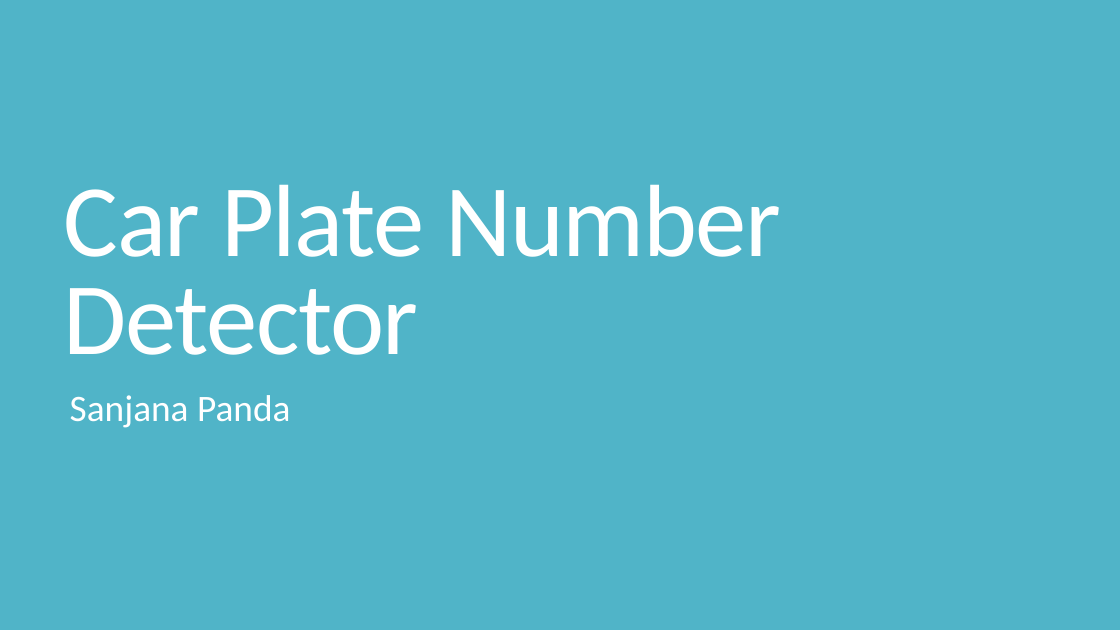
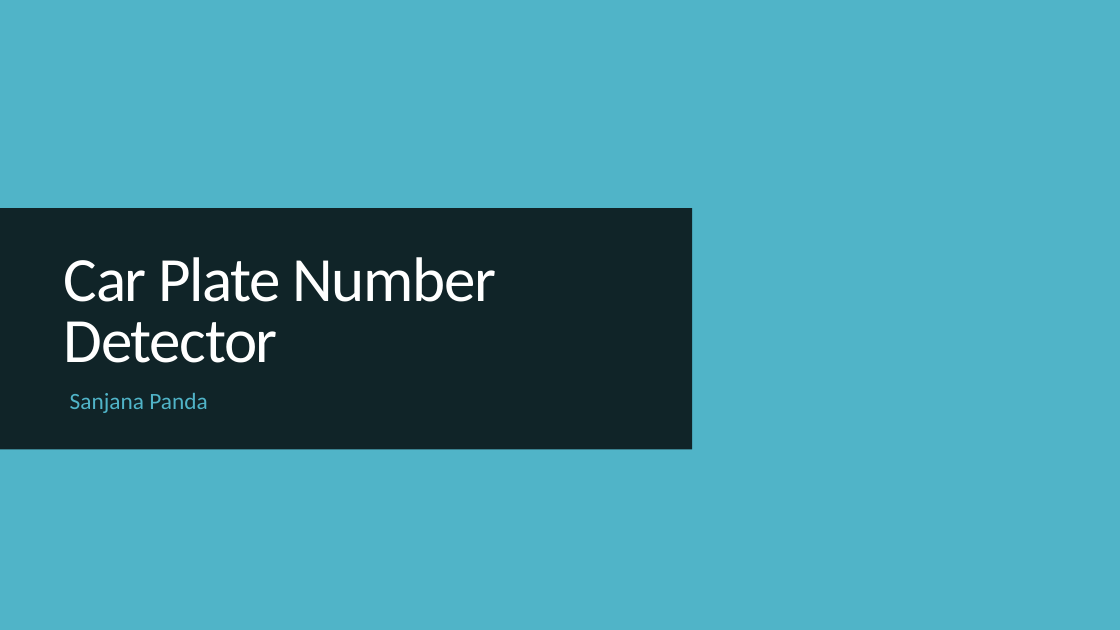
Before and after one commit to SanjaPanda/car-plate-detector, a slide deck: slide 1 of Car Plate Number Detector.pptx. Drawn at 1120x630 pixels with LibreOffice and Linux fonts; fonts in the diff are those of the drawing; background and template pictures are left out. Boxes give left, top, right and bottom in pixels: in the first picture for what was removed or moved away, otherwise in the second. Text is boxed around its words. In the diff, an @@ line names an element or a change of style, - is before the commit and + after.

```diff
--- a/Car Plate Number Detector.pptx
+++ b/Car Plate Number Detector.pptx
@@ background #50B4C8 to picture (left out) @@
@@ rectangle added at [0, 0, 1120, 630], fill #50B4C8 @@
@@ rectangle added at [0, 208, 692, 450], fill #000000 at 80% opacity @@
@@ title "Car Plate Number Detector": place and size @@
-title "Car Plate Number Detector" at [64, 184, 781, 355]
+title "Car Plate Number Detector" at [64, 257, 497, 363]
@@ title "Car Plate Number Detector" at [64, 257, 497, 363]: size 88 to 54 pt @@
@@ subtitle "Sanjana Panda" at [70, 393, 207, 413]: size 32 to 20 pt, text colour #FFFFFF to #50B4C8 @@
```
Also in this commit, not shown: 2 other slides changed, 3 slides added, 2 slides removed, 1 other file.
